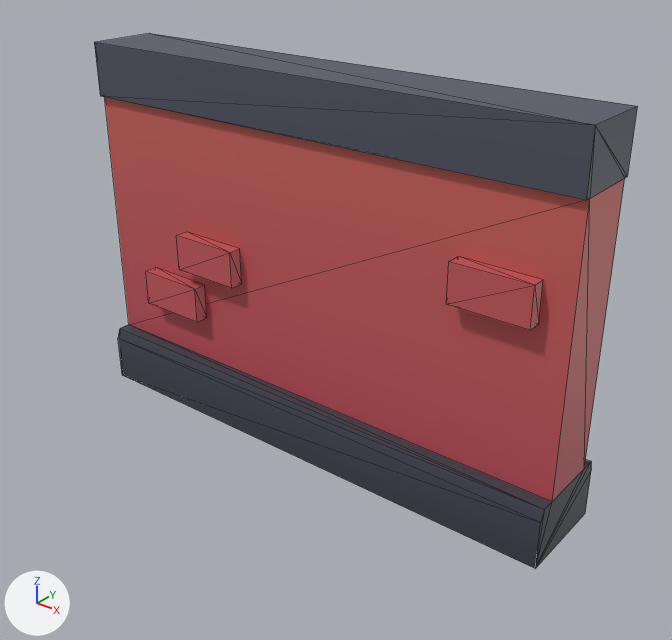
The FBX model Assets/3D Assets/kenney_graveyard-kit/brick-wall.fbx, before and after one commit.
Both versions are drawn from a camera (50 mm lens) standing at (0.976, -0.778, 0.995) and looking at (0.067, 0.358, 0.29). The axes (+X, +Y, +Z) are drawn at lower left. The lights are the same throughout. Mesh edges are drawn as thin lines. Where no turn or scale is listed for an object, it has been applied to the vertices. Vertices at the same position are counted once.

Objects in the first picture: 'brick_wall'.
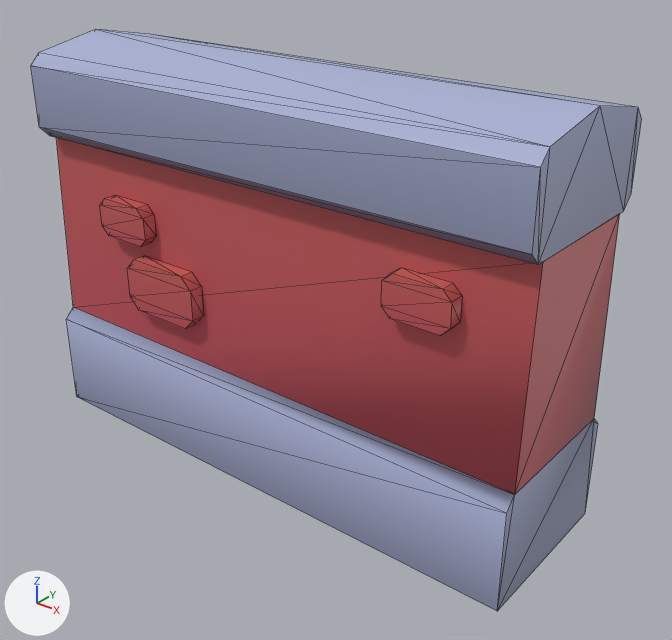
What the commit changed:
me_scene is used by ob_brick_wall; location (0.0, 0.0, 0.0).
me_scene had 94 vertices, 112 faces and spanned x -0.5..0.5, y 0.32..0.5, z 0.0..0.702.
me_scene now has 130 vertices, 192 faces and spans x -0.5..0.5, y 0.2..0.5, z 0.0..0.725.
me_scene part 1: a new loose piece of 18 vertices spanning x -0.5..0.5, y 0.2..0.5, z 0.55..0.725, in mat_colormap (picture img_colormap_png).
me_scene part 2: a new loose piece of 16 vertices spanning x -0.352..-0.236, y 0.204..0.23, z 0.396..0.466, in mat_colormap (picture img_colormap_png).
me_scene part 3: a new loose piece of 16 vertices spanning x -0.289..-0.124, y 0.2..0.226, z 0.268..0.368, in mat_colormap (picture img_colormap_png).
me_scene part 4: a new loose piece of 16 vertices spanning x 0.272..0.388, y 0.205..0.231, z 0.417..0.487, in mat_colormap (picture img_colormap_png).
me_scene part 5: the loose piece of 8 vertices spanning x -0.394..-0.253, y 0.327..0.353, z 0.201..0.271 is deleted.
me_scene part 6: the loose piece of 8 vertices spanning x -0.294..-0.153, y 0.327..0.353, z 0.301..0.371 is deleted.
me_scene part 7: the loose piece of 8 vertices spanning x 0.306..0.447, y 0.327..0.353, z 0.401..0.471 is deleted.
Part 8, on me_scene:
52 vertices are removed from x -0.5..0.5, y 0.32..0.5, z 0.0..0.702.
62 faces are deleted.
7 vertices are added at x -0.5, y 0.2..0.5, z 0.0..0.55.
7 new vertices lie (1.0, 0.0, 0.0) away from vertices in x -0.5, y 0.2..0.5, z 0.0..0.55.
28 new faces join them.

Where the change shows, as pixel boxes (x1, y1, x2, y2) in the pictures (672 x 640 px):
'brick_wall', reshaped (12% wider, 9% taller)
    before: (94, 33, 637, 569)
    after: (31, 29, 642, 611)
part 1 of me_scene, added (blue)
    after: (31, 29, 642, 265)
part 2 of me_scene, added (brown)
    after: (100, 195, 155, 246)
part 3 of me_scene, added (brown)
    after: (127, 256, 202, 329)
part 4 of me_scene, added (brown)
    after: (381, 268, 462, 336)
part 5 of me_scene, deleted (brown)
    before: (146, 267, 207, 322)
part 6 of me_scene, deleted (brown)
    before: (176, 232, 242, 288)
part 7 of me_scene, deleted (brown)
    before: (447, 256, 543, 330)
part 8 of me_scene, cut back
    before: (94, 33, 637, 569)
    after: (56, 137, 620, 611)
